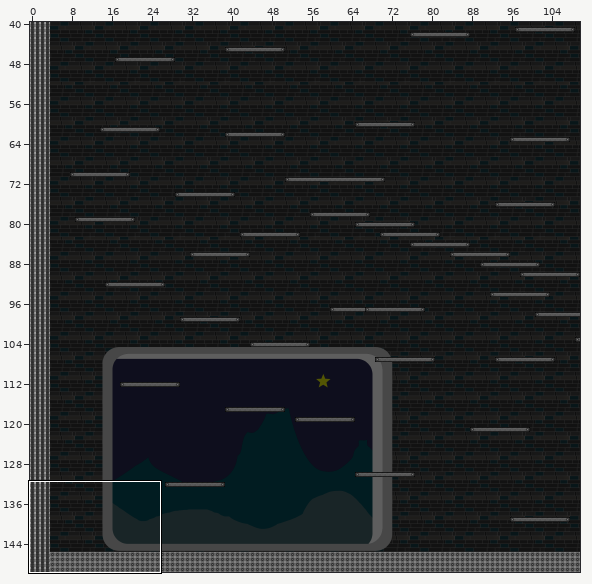
Two versions of a level (Tiled map, levels/arena.tmx). Above: a wide view before the commit, with the close-up outlined.
Close-up. Before the edit:
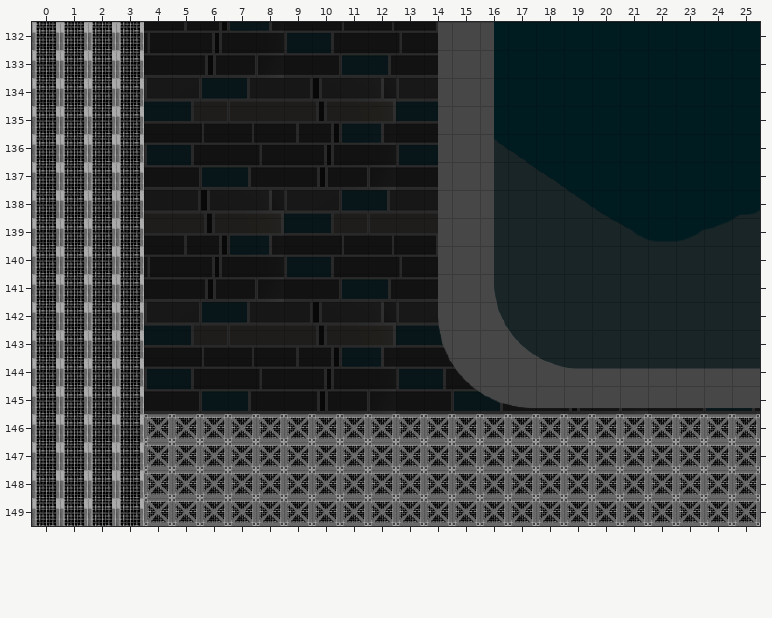
Cells are 32x32 px. Shown: x 0..25, y 132..149. The commit also changed other parts of the map, which this record leaves out. The commit also replaced the tileset; all pictures use the new one.
Once edited:
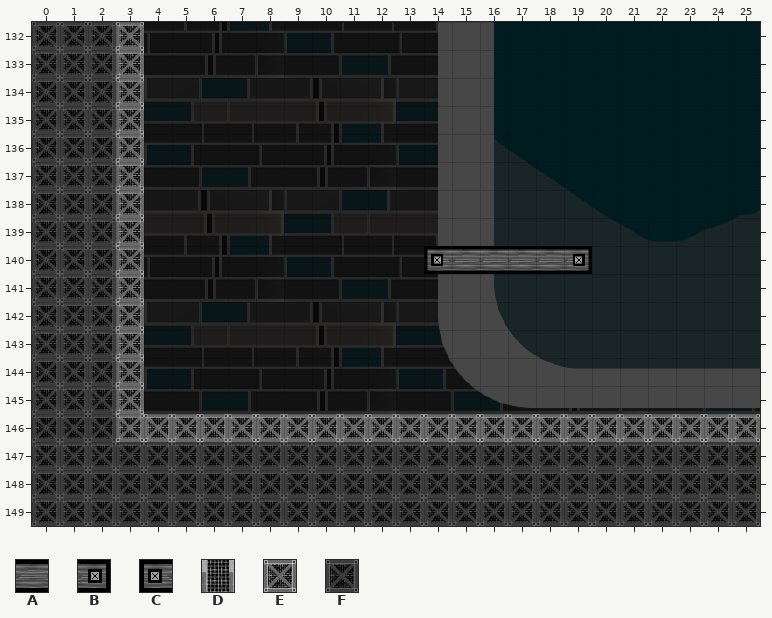
Key: from "tileset-1": A 4, B 7, C 10, D 82, E 83, F 84.
_ is an empty cell.
Change:
{"where": "layer \"Main\""}
{"y":132,"x":0,"old":"DDDD","new":"FFFE"}
{"y":133,"x":0,"old":"DDDD","new":"FFFE"}
{"y":134,"x":0,"old":"DDDD","new":"FFFE"}
{"y":135,"x":0,"old":"DDDD","new":"FFFE"}
{"y":136,"x":0,"old":"DDDD","new":"FFFE"}
{"y":137,"x":0,"old":"DDDD","new":"FFFE"}
{"y":138,"x":0,"old":"DDDD","new":"FFFE"}
{"y":139,"x":0,"old":"DDDD","new":"FFFE"}
{"y":140,"x":0,"old":"DDDD","new":"FFFE"}
{"y":140,"x":14,"old":"______","new":"CAAAAB"}
{"y":141,"x":0,"old":"DDDD","new":"FFFE"}
{"y":142,"x":0,"old":"DDDD","new":"FFFE"}
{"y":143,"x":0,"old":"DDDD","new":"FFFE"}
{"y":144,"x":0,"old":"DDDD","new":"FFFE"}
{"y":145,"x":0,"old":"DDDD","new":"FFFE"}
{"y":146,"x":0,"old":"DDDD","new":"FFFE"}
{"y":147,"x":0,"old":"DDDDEEEEEEEEEEEEEEEEEEEEEE","new":"FFFFFFFFFFFFFFFFFFFFFFFFFF"}
{"y":148,"x":0,"old":"DDDDEEEEEEEEEEEEEEEEEEEEEE","new":"FFFFFFFFFFFFFFFFFFFFFFFFFF"}
{"y":149,"x":0,"old":"DDDDEEEEEEEEEEEEEEEEEEEEEE","new":"FFFFFFFFFFFFFFFFFFFFFFFFFF"}
{"label":"changed","picture_box":[32,22,760,526]}
